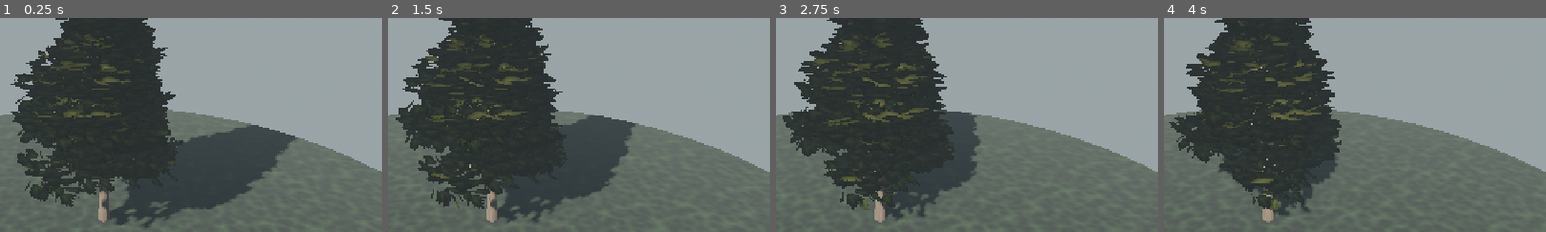
Above: before the commit, frames 1-4 (left to right).
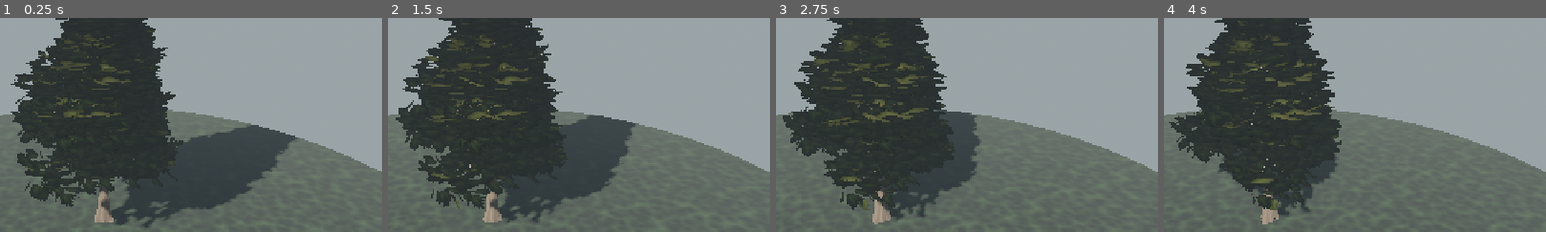
Above: after the commit, the same moments.

Repository: mehmetdem2005/Acik-dunya_oyun
Game: Godot game, scene res://scenes/world/pine_tree_scene.tscn
Same seed, same stepped clock (60 frames per second), same inputs: the game is played once before the commit and once after it. This scene is started directly instead of the project's main scene.
Inputs (mouse positions are % of the whole screen's width and height, from its top left):
- Up to frame 1 (0.25 s): no input
- Up to frame 2 (1.5 s): move the mouse to (72, 45) at 0.52 s; hold D 0.53-1.25 s; hold Shift 0.53-1.25 s; click (72, 45) at 0.67 s; tap Space at 0.77 s; drag from (30, 55) to (45, 70) at 1.27 s
- Up to frame 3 (2.75 s): move the mouse to (60, 28) at 2.02 s; hold D from 2.03 s (still down); hold Shift from 2.03 s (still down)
- Up to frame 4 (4 s): release D at 2.75 s; release Shift at 2.75 s; drag from (45, 70) to (20, 35) at 2.77 s; move the mouse to (80, 65) at 3.52 s; hold A from 3.53 s (still down); hold Shift from 3.53 s (still down); tap Space at 3.77 s
The pictures show only the part of the screen within x 36-86%, y 28-78%; the shares and areas given below are measured in that part.

The runs differ from the first frame. In frame 1, 0.2% of the frame differs, in the area x 24-30%, y 82-96%; in frame 2, 0.2%; in frame 3, 0.1%; in frame 4, 0.1%.

Commit message:
Gövde gerçekçi: silindir -> dikey oluk + eksenel şişme + düzensiz dip payandası
Self-render ile doğrulandı: gövde artık mükemmel silindir değil.
lvl0 si-döngüsünde deterministik (RNG yok, seed-faz) yarıçap
modülasyonu: açısal oluk (sin7+sin3) + eksenel şişme/incelme
(sin5.3+sin12) + mikro kırılma, yükseklikle sönen; + ölçülü
DÜZENSİZ dip kök payandası (3-loblu). Üçgen değişmedi (~41.5k,
sadece yarıçap modülasyonu) -> perf korunur.

https://claude.ai/code/session_01SAupt6yXBr9DzE6Ykd1e1F

Diff:
--- a/mouse_open_world_clean_project/scripts/world/pine/pine_mesh.gd
+++ b/mouse_open_world_clean_project/scripts/world/pine/pine_mesh.gd
@@ -90,6 +90,7 @@
 	var flare_s: float = float(cfg.get("flare_strength", 1.0))
 	var flare_l: float = float(cfg.get("flare_lobe", 0.5))
 	var roots_n: float = float(int(cfg.get("root_count", 5)))
+	var tseed: float = float(int(cfg.get("seed", 12345)) % 1000)
 	# Yay uzunluğu -> UV.V fiziksel: 1 tile ≈ 1 çevre (kabuk kare hücre,
 	# dalda smear yok). uv1_scale materyalde (1,1,1) zorlanır.
 	var arc := PackedFloat32Array()
@@ -159,6 +160,31 @@
 						r10 += g0 * s1a
 						r01 += g1 * s0a
 						r11 += g1 * s1a
+			if lvl == 0:
+				# Gerçek odun: dikey oluk + eksenel şişme + mikro kırılma
+				# + ölçülü düzensiz dip kök payandası (mükemmel silindir DEĞİL).
+				var ah0: float = a0 + tseed * 0.011
+				var ah1: float = a1 + tseed * 0.011
+				var flu0: float = sin(ah0 * 7.0) * 0.5 + sin(ah0 * 3.0 + 1.7) * 0.5
+				var flu1: float = sin(ah1 * 7.0) * 0.5 + sin(ah1 * 3.0 + 1.7) * 0.5
+				var swy0: float = sin(f0 * 5.3 + tseed * 0.07) * 0.6 + sin(f0 * 12.0 + tseed * 0.3) * 0.4
+				var swy1: float = sin(f1 * 5.3 + tseed * 0.07) * 0.6 + sin(f1 * 12.0 + tseed * 0.3) * 0.4
+				var mic0: float = sin(ah0 * 21.0 + f0 * 27.0)
+				var mic1: float = sin(ah1 * 21.0 + f1 * 27.0)
+				var hf0: float = clampf(1.0 - f0 * 0.55, 0.45, 1.0)
+				var hf1: float = clampf(1.0 - f1 * 0.55, 0.45, 1.0)
+				r00 *= 1.0 + (flu0 * 0.07 + swy0 * 0.045 + mic0 * 0.014) * hf0
+				r10 *= 1.0 + (flu1 * 0.07 + swy0 * 0.045 + mic1 * 0.014) * hf0
+				r01 *= 1.0 + (flu0 * 0.07 + swy1 * 0.045 + mic0 * 0.014) * hf1
+				r11 *= 1.0 + (flu1 * 0.07 + swy1 * 0.045 + mic1 * 0.014) * hf1
+				var bf0: float = pow(maxf(1.0 - f0 * 4.0, 0.0), 2.2)
+				var bf1: float = pow(maxf(1.0 - f1 * 4.0, 0.0), 2.2)
+				var rl0: float = 0.30 + 0.55 * maxf(sin(ah0 * 3.0 + tseed * 0.5), 0.0)
+				var rl1: float = 0.30 + 0.55 * maxf(sin(ah1 * 3.0 + tseed * 0.5), 0.0)
+				r00 += rad0 * bf0 * rl0
+				r10 += rad0 * bf0 * rl1
+				r01 += rad1 * bf1 * rl0
+				r11 += rad1 * bf1 * rl1
 			var uA := float(si) / float(sides) * 2.0
 			var uB := float(si + 1) / float(sides) * 2.0
 			var fl0 := Vector2(flex0, 0.0)
